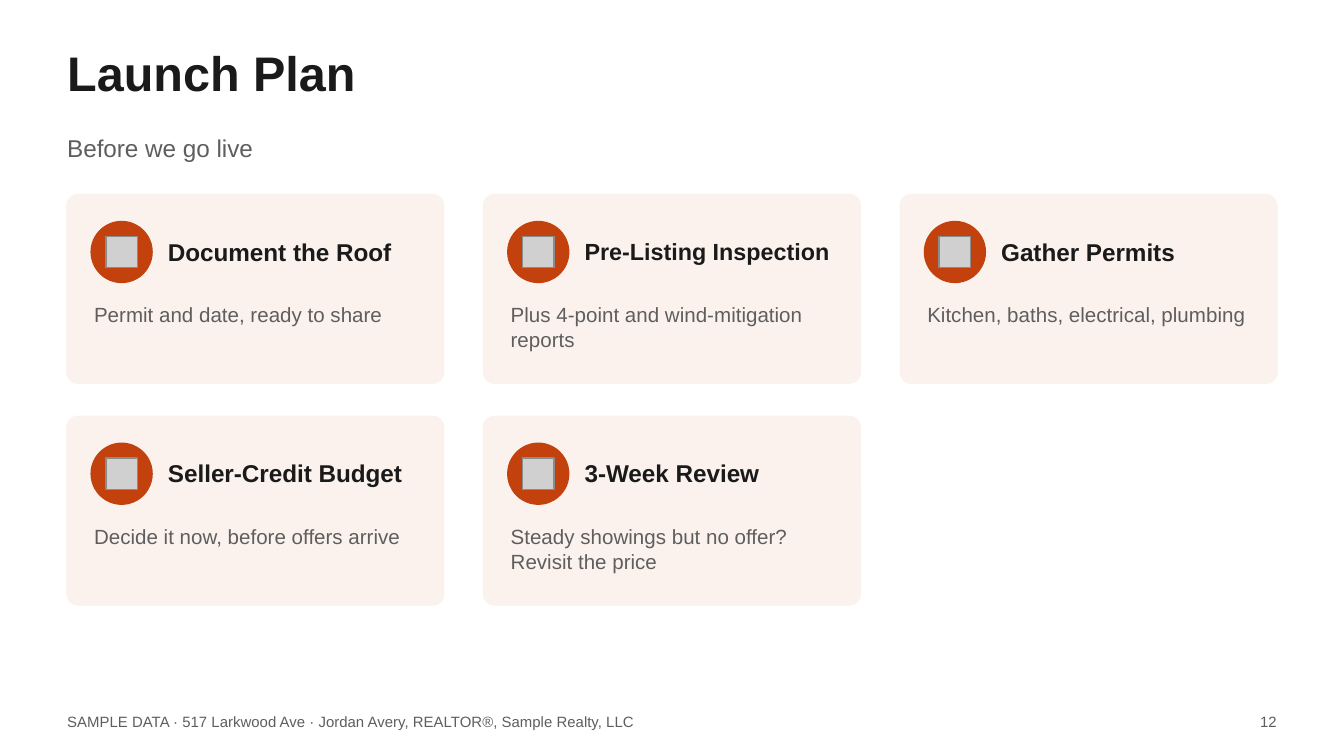
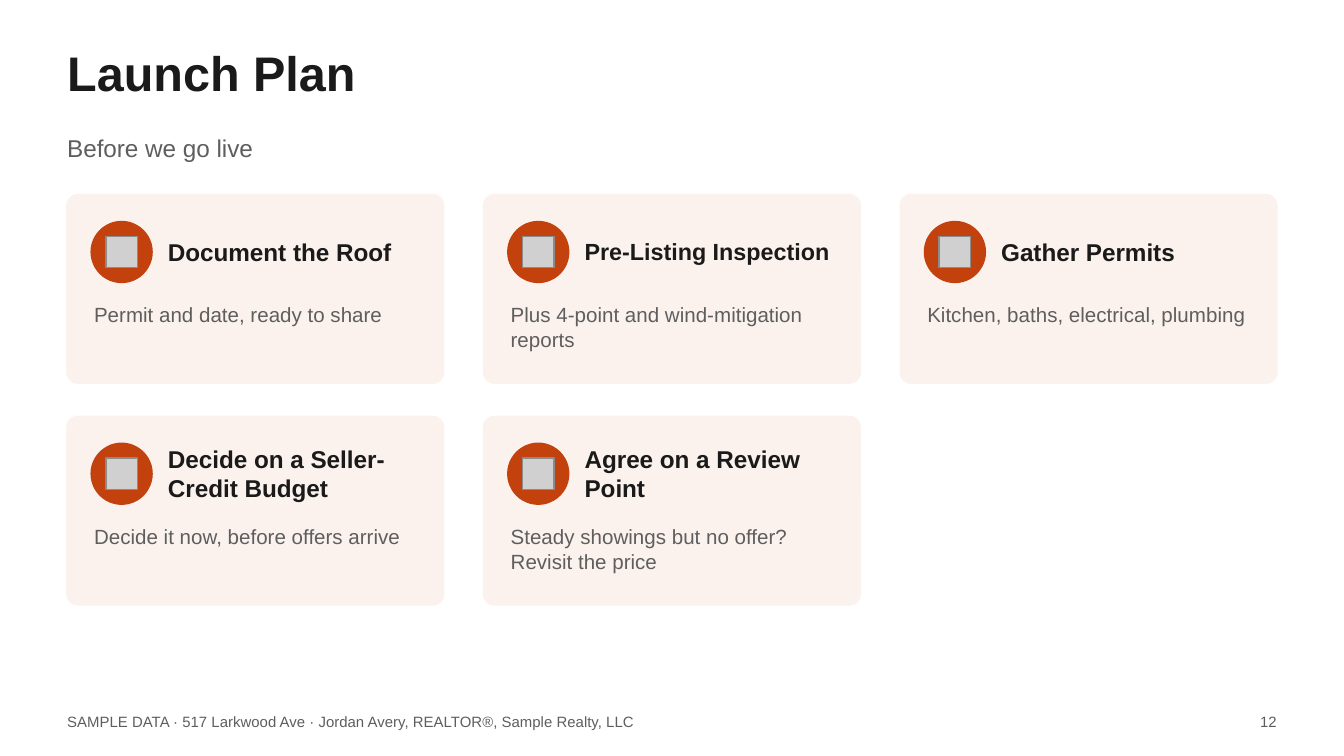
Before and after one commit to axelrivera/real-estate-skills, a slide deck: slide 12 of samples/seller-cma/517-Larkwood-Ave-Listing-Presentation.pptx. Drawn at 1344x756 pixels with LibreOffice and Linux fonts; fonts in the diff are those of the drawing; grey boxes stand for pictures. Boxes give left, top, right and bottom in pixels: in the first picture for what was removed or moved away, otherwise in the second. Text is boxed around its words. In the diff, an @@ line names an element or a change of style, - is before the commit and + after.

```diff
--- a/samples/seller-cma/517-Larkwood-Ave-Listing-Presentation.pptx
+++ b/samples/seller-cma/517-Larkwood-Ave-Listing-Presentation.pptx
@@ text at box(168, 450, 385, 502): text changed @@
-Seller-Credit Budget
+Decide on a Seller-Credit Budget
@@ text at box(585, 450, 799, 498): text changed @@
-3-Week Review
+Agree on a Review Point
```
Also in this commit, not shown: 4 other slides changed, 8 other files.
